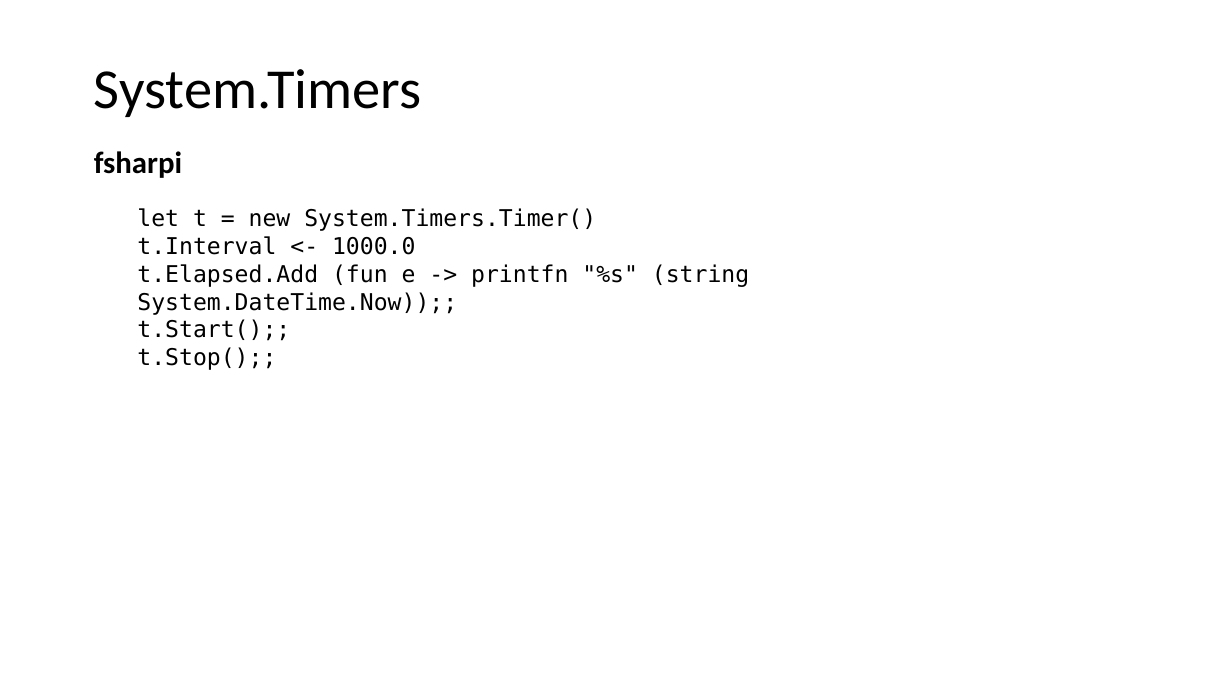
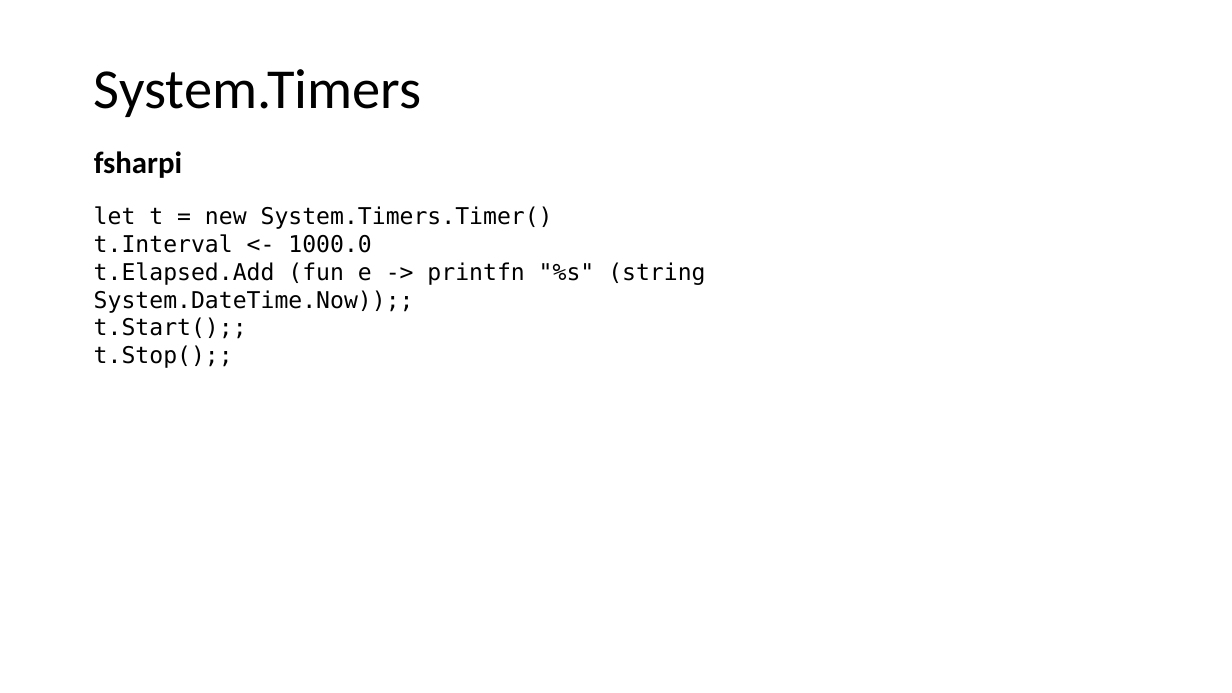
Before and after one commit to fisterloegsovs/pop22, a slide deck: slide 3 of lectures/17.1/17.1.pptx. Drawn at 1232x693 pixels with LibreOffice and Linux fonts; fonts in the diff are those of the drawing. Boxes give left, top, right and bottom in pixels: in the first picture for what was removed or moved away, otherwise in the second. Text is boxed around its words. In the diff, an @@ line names an element or a change of style, - is before the commit and + after.

```diff
--- a/lectures/17.1/17.1.pptx
+++ b/lectures/17.1/17.1.pptx
@@ text "let t = new System.Timers.Timer()": place and size @@
-text "let t = new System.Timers.Timer()" at bbox=[137, 208, 749, 341]
+text "let t = new System.Timers.Timer()" at bbox=[94, 206, 705, 339]
```
Also in this commit, not shown: 2 other slides changed, 11 slides added, 13 slides removed, 11 other files.
